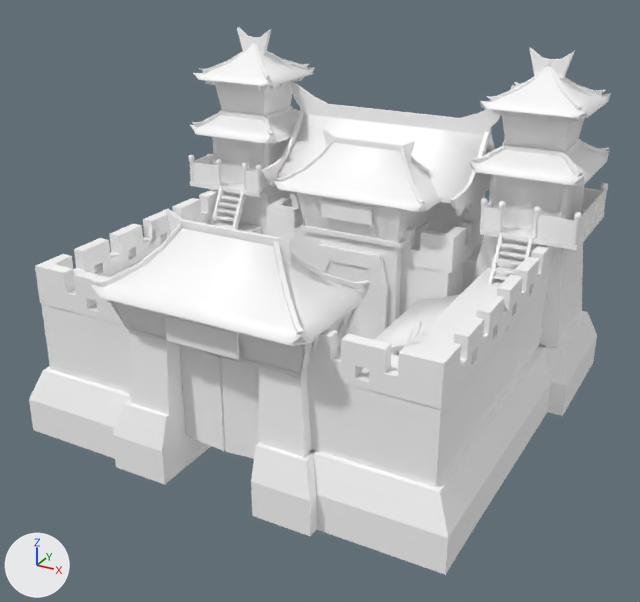
What one commit did to the COLLADA model art/meshes/structural/chin_barracks.dae.
One viewpoint serves both versions: a camera (50 mm lens) standing at (18.6, -33.4, 20.6) and looking at (0.2, 0.1, 3.8). The axes (+X, +Y, +Z) are drawn at lower left. The lights are the same throughout. Where no turn or scale is listed for an object, it has been applied to the vertices. Vertices at the same position are counted once.
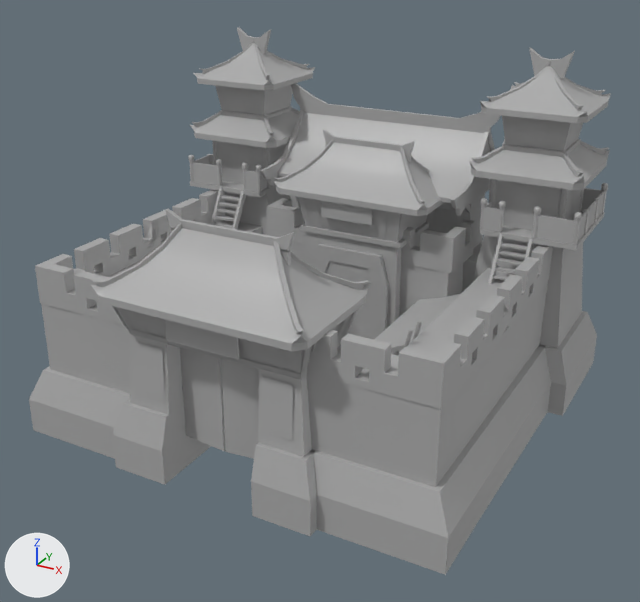
Location of each change, [x1, y1, x2, y2] in pixels of the pictures (640 x 602 px; the box of a moved part takes in the faces that stretch with it):
part 1 of me_cube_001, moved or reshaped
    before: [190, 63, 610, 212]
    after: [190, 63, 610, 216]
part 2 of me_cube_001, moved or reshaped
    before: [99, 283, 370, 346]
    after: [98, 283, 370, 441]
part 3 of me_cube_001, recoloured (white to grey)
    both: [29, 27, 611, 575]

The change in detail:
Material 'Material_003_001_001' (mat_material_003_001_001) is new.
Its base color is (0.41, 0.41, 0.41) (grey #acacac).
Its roughness is 0.44.
me_cube_001 is used by ob_cube; location (0.0, -1.14, 0.0).
me_cube_001 had 5025 vertices, 7166 faces and spanned x -11.1..11.1, y -8.5..13.5, z -1.7..14.9.
me_cube_001 now has 5031 vertices, 7128 faces and spans x -11.1..11.1, y -8.5..13.5, z -1.7..14.9.
me_cube_001 part 1: 90 vertices moved from x -10.5..10.5, y 4.0..11.4, z 8.0..12.8 to x -10.5..10.5, y 4.0..11.4, z 7.7..12.8; 50 vertices removed from x -10.5..10.5, y 4.0..11.9, z 8.0..12.5; 48 vertices added at x -10.5..10.5, y 4.0..11.9, z 7.7..12.4.
me_cube_001 part 2: 19 vertices moved from x -4.8..4.8, y -8.5..-3.0, z 6.7..6.8 to x -4.8..4.8, y -8.5..-3.0, z 6.5..6.8; 13 vertices removed from x -4.8..4.8, y -8.5..-3.0, z 6.7; 21 vertices added at x -4.8..4.8, y -8.5..-3.0, z 2.1..6.5.
me_cube_001 part 3: 6753 faces spanning x -11.1..11.1, y -8.5..13.5, z -1.7..14.9 switch from mat_material_003 (white #ffffff) to mat_material_003_001_001 (grey #ababab).
